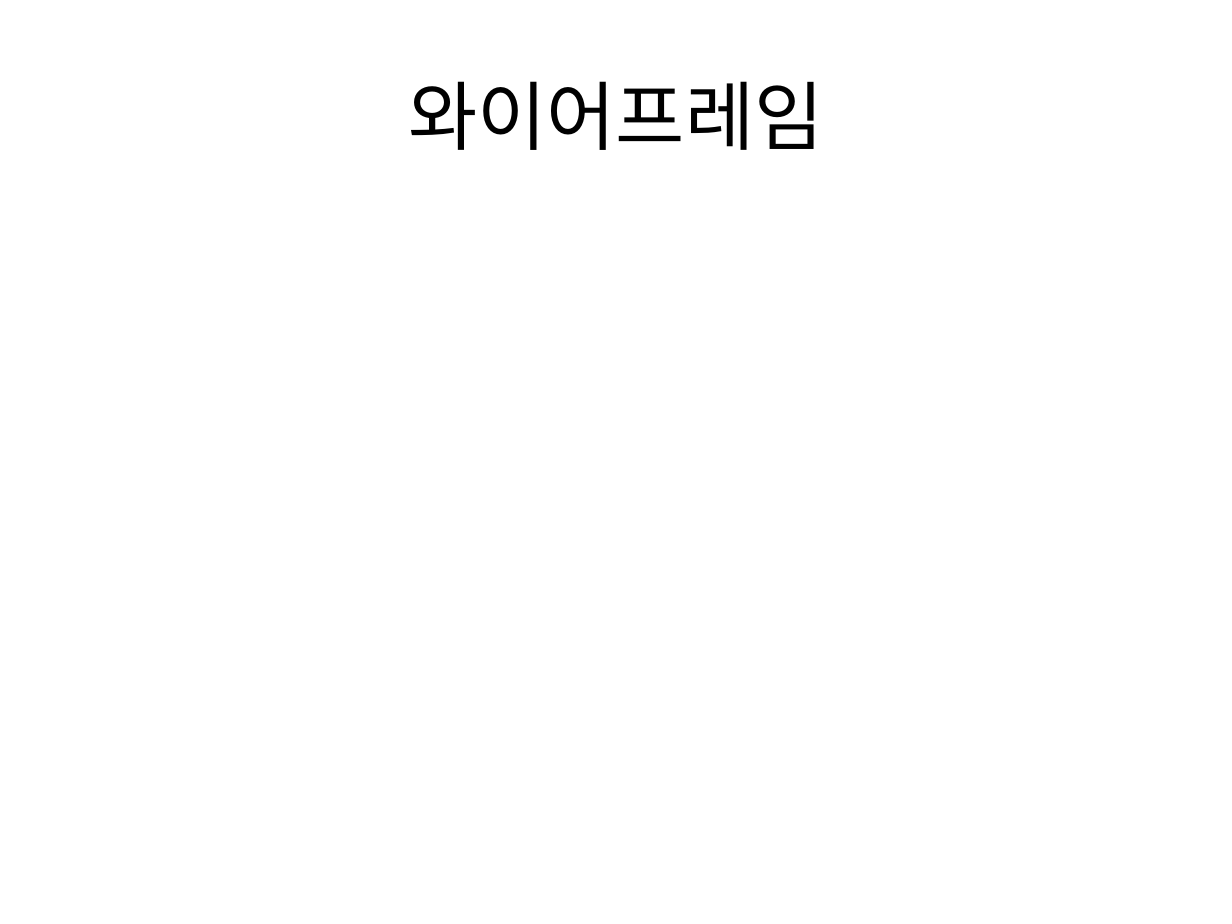
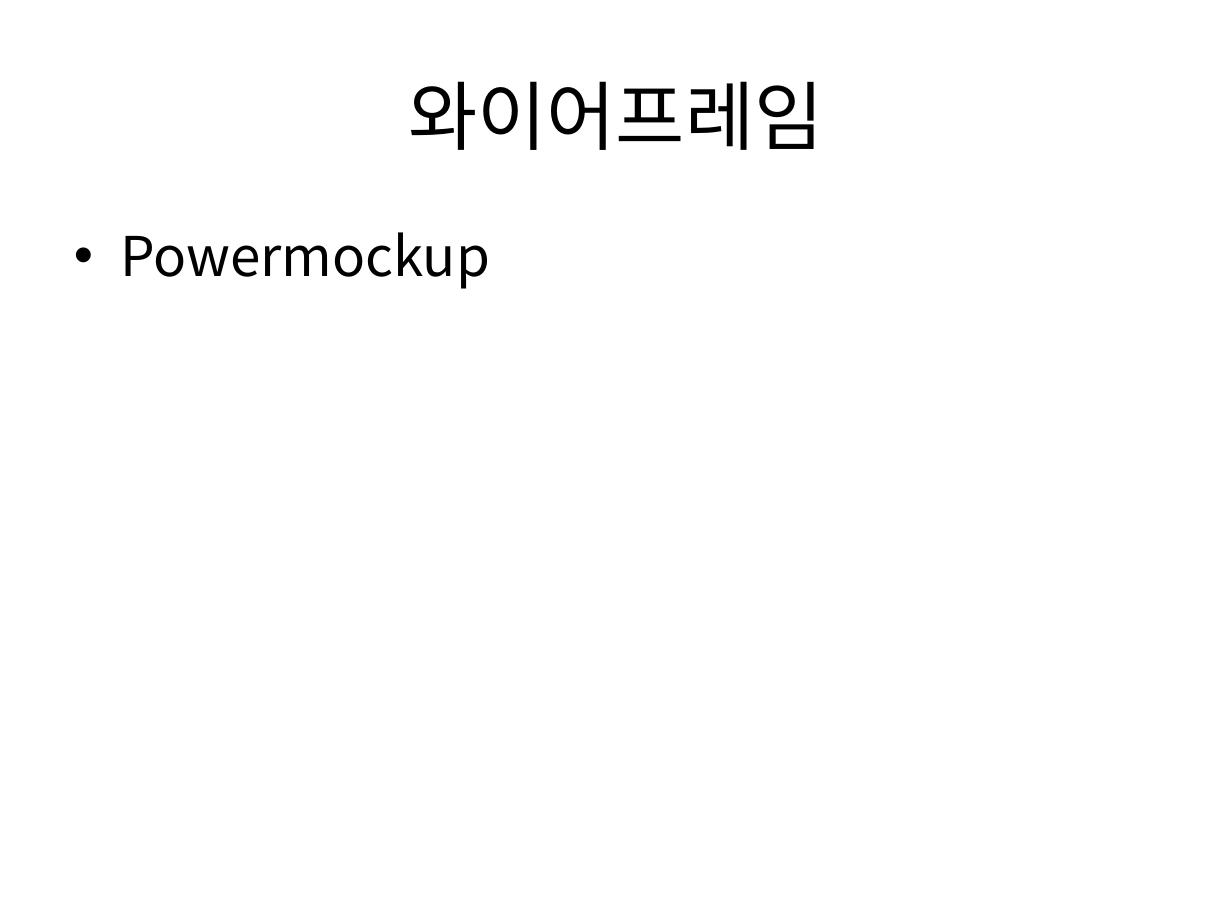
Before and after one commit to gns11/ex, a slide deck: slide 11 of UIUX요구분석-안종훈..pptx. Drawn at 1232x924 pixels with LibreOffice and Linux fonts; fonts in the diff are those of the drawing. Boxes give left, top, right and bottom in pixels: in the first picture for what was removed or moved away, otherwise in the second. Text is boxed around its words. In the diff, an @@ line names an element or a change of style, - is before the commit and + after.

```diff
--- a/UIUX요구분석-안종훈..pptx
+++ b/UIUX요구분석-안종훈..pptx
@@ text added at (120, 232, 490, 289), 32 pt, text #000000 @@
+• Powermockup
```
Also in this commit, not shown: 1 other slide changed, 1 slide added.
